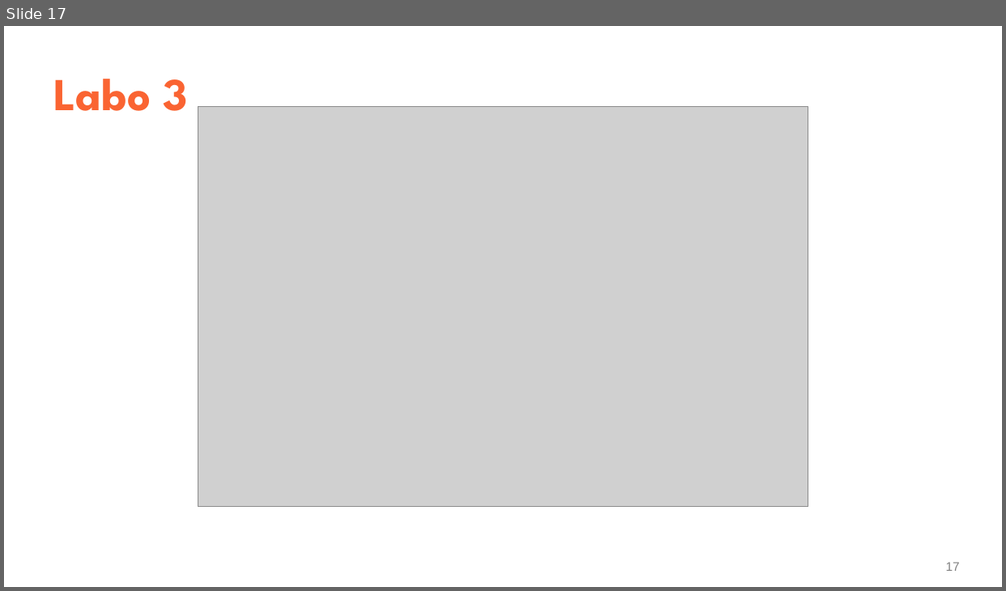
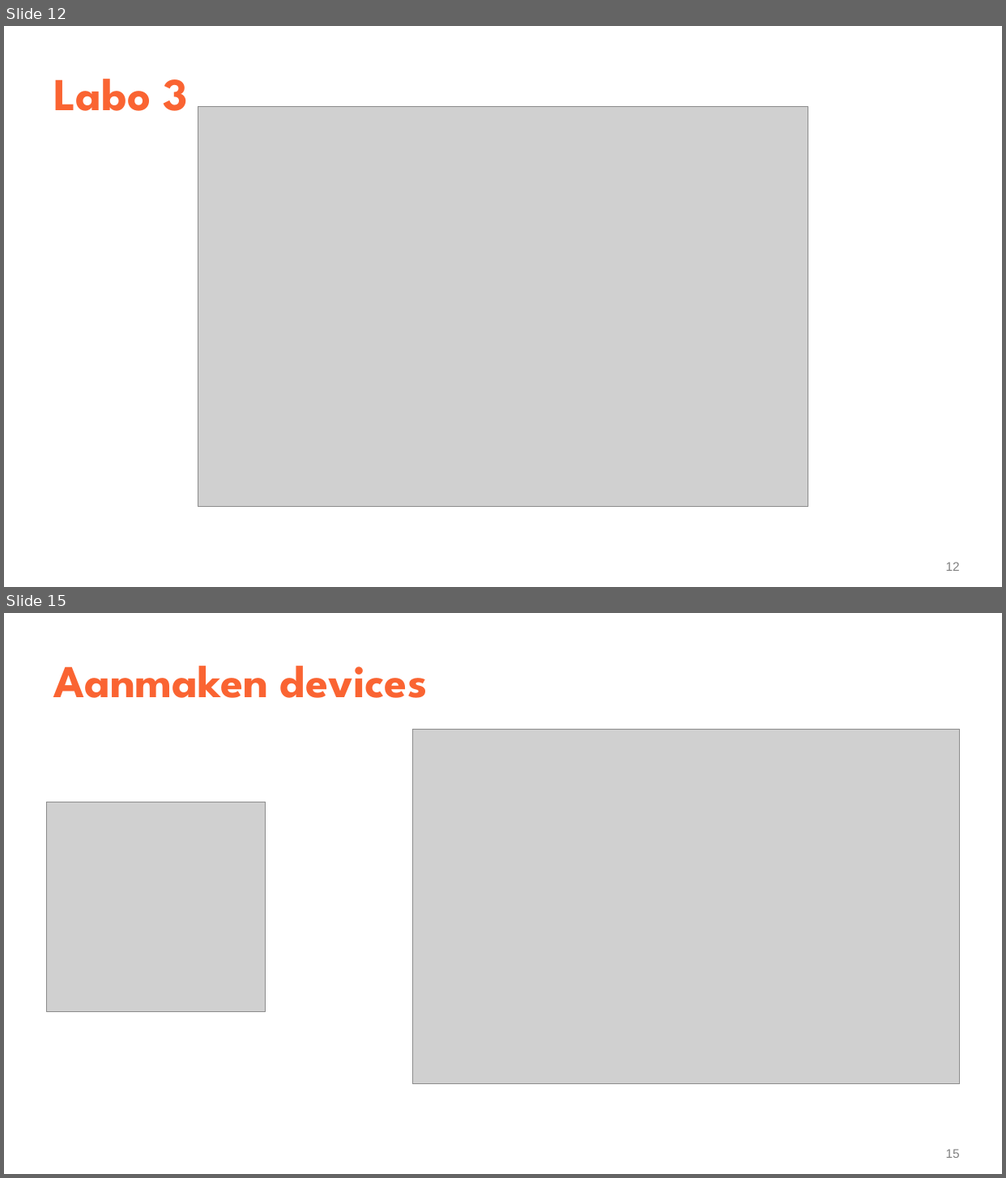
Before and after one commit to YenteLens/ylbachelorproef, a slide deck: Presentatie/eindpresentatie.pptx. Shown one above the other, each under a label of ours: slide 17 before the commit, slides 12 and 15 after it; the slides between them are not shown. The pictures are 1006x591 and 1006x1178 pixels, drawn with LibreOffice and Linux fonts; fonts in the diff are those of the drawing; grey boxes stand for pictures. Boxes give left, top, right and bottom in pixels: in the first picture for what was removed or moved away, otherwise in the second. Text is boxed around its words. In the diff, an @@ line names an element or a change of style, - is before the commit and + after.

```diff
--- a/Presentatie/eindpresentatie.pptx
+++ b/Presentatie/eindpresentatie.pptx
@@ slide 15 added at [4, 613, 1002, 1174], background #FFFFFF @@
@@ title added at [53, 666, 427, 698], 44 pt, text #FA6432, bold @@
+Aanmaken devices
@@ picture added at [413, 729, 960, 1084] @@
@@ picture added at [46, 802, 266, 1012] @@
@@ page number added at [946, 1149, 960, 1158], 12 pt, text #808080 @@
+15
@@ what was slide 17 is now slide 12 @@
@@ page number at [946, 562, 960, 571]: text changed @@
-17
+12
```
Also in this commit, not shown: 4 slides changed, 7 other slides added, 5 slides removed.
